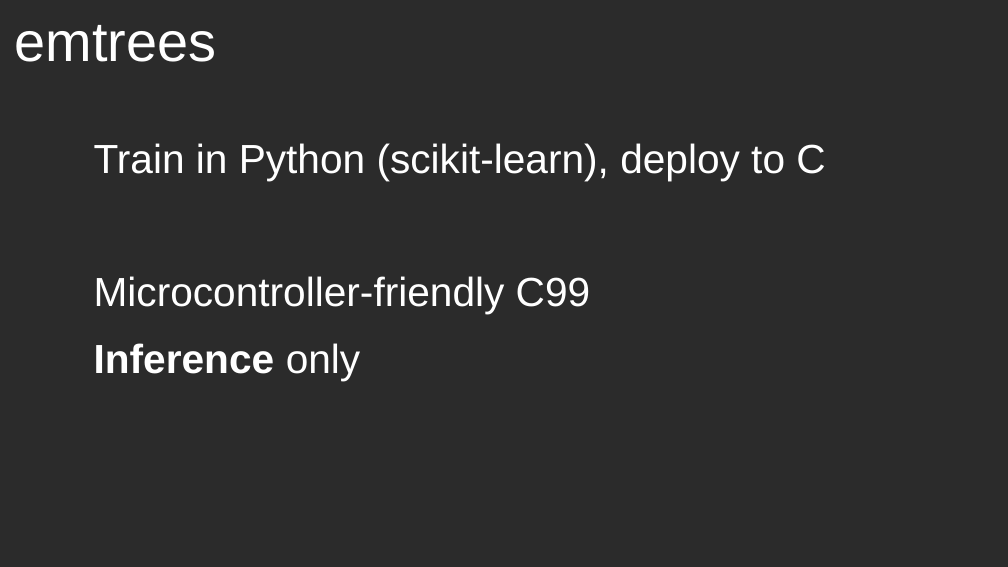
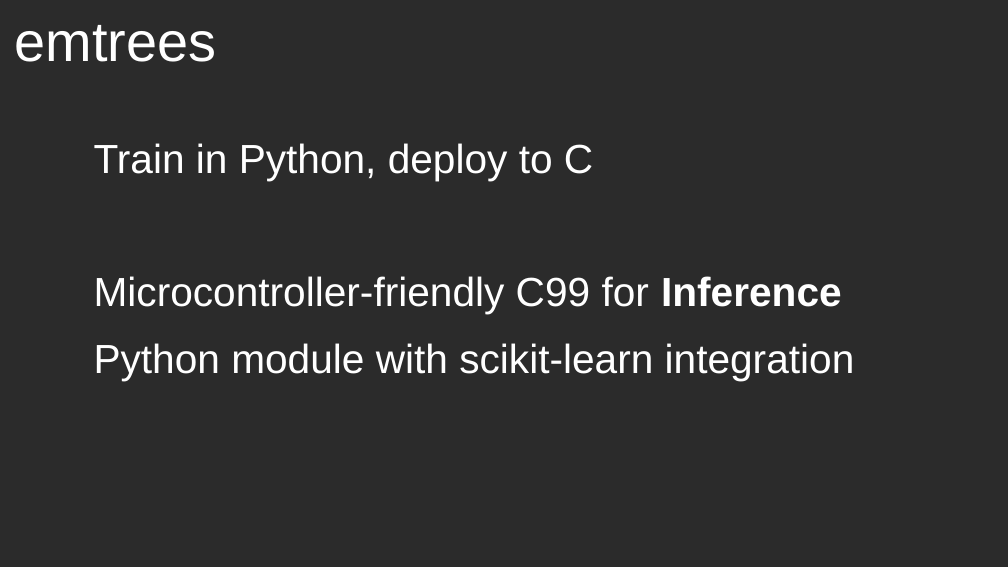
Before and after one commit to jonnor/embeddedml, a slide deck: slide 17 of doc/euroscipy2018/slides.odp. Drawn at 1008x567 pixels with LibreOffice and Linux fonts; fonts in the diff are those of the drawing; background and template pictures are left out; a plain dark background stands for a picture behind light text. Boxes give left, top, right and bottom in pixels: in the first picture for what was removed or moved away, otherwise in the second. Text is boxed around its words. In the diff, an @@ line names an element or a change of style, - is before the commit and + after.

```diff
--- a/doc/euroscipy2018/slides.odp
+++ b/doc/euroscipy2018/slides.odp
@@ text at bbox=[94, 143, 855, 381]: text changed @@
-Train in Python (scikit-learn), deploy to C
-Microcontroller-friendly C99
-Inference only
+Train in Python, deploy to C
+Microcontroller-friendly C99 for Inference
+Python module with scikit-learn integration
```
Also in this commit, not shown: 15 other slides changed, 3 slides added, 1 slide removed, 13 other files.
